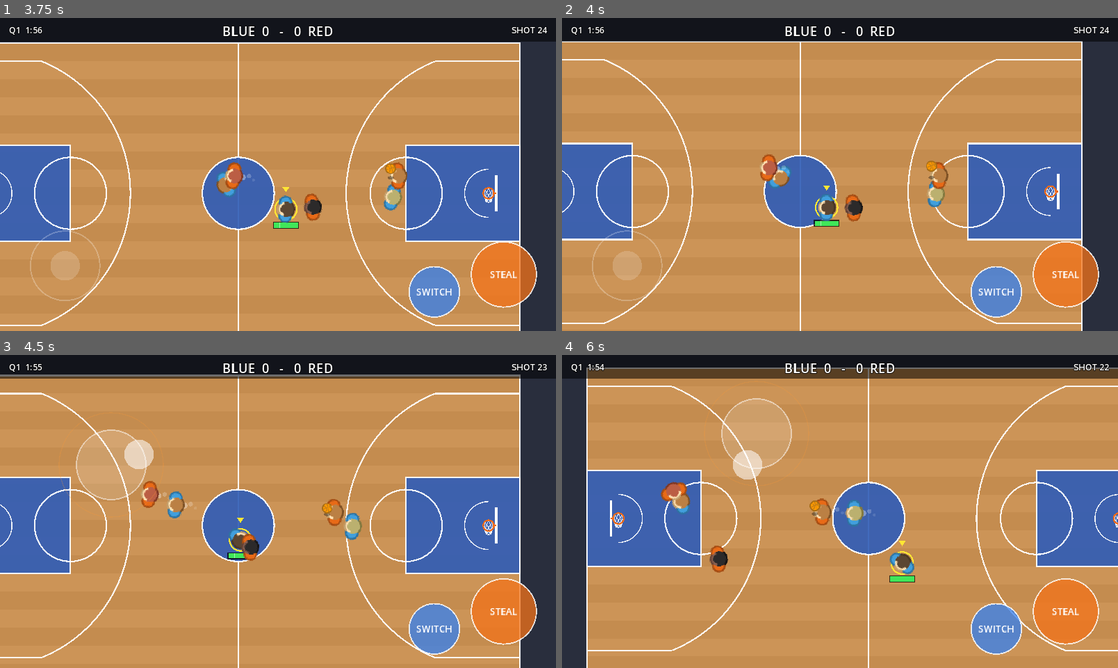
Above: before the commit, frames 1-4 (two rows, left to right).
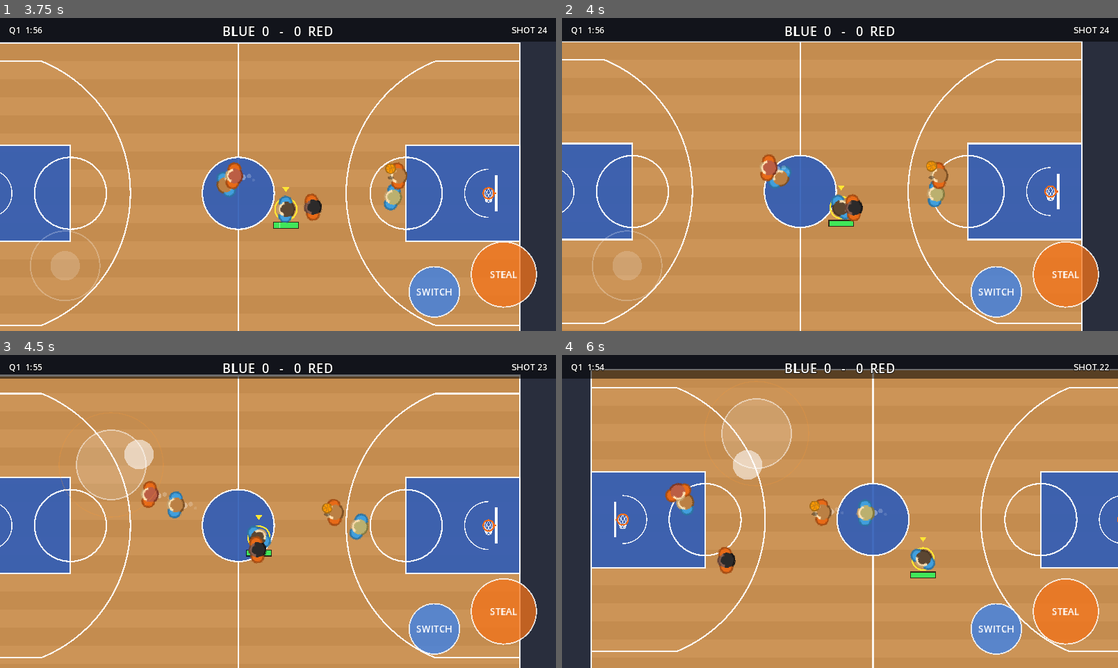
Above: after the commit, the same moments.

Repository: Kirmalo/road-trip-hoops
Game: Godot game, scene res://main.tscn
Two runs of this game, one before a commit and one after it. Both use one fixed random seed, a clock stepped at 60 frames per second and the inputs below.
Inputs (mouse positions are in pixels of both pictures, inside the frame that each line leads up to):
- Up to frame 1 (3.75 s): tap Enter at 0.5 s; move the mouse to (400, 158) at 0.52 s; hold D 0.53-1.25 s; tap J at 0.6 s; click (400, 158) at 0.67 s; tap Space at 0.77 s; drag from (166, 190) to (250, 237) at 1.27 s; move the mouse to (333, 105) at 2.02 s; hold D 2.03-2.75 s; hold Shift 2.03-2.75 s; drag from (250, 237) to (111, 127) at 2.77 s; move the mouse to (444, 221) at 3.52 s; hold A from 3.53 s (still down); tap K at 3.6 s
- Up to frame 2 (4 s): keep holding A; tap Space at 3.77 s
- Up to frame 3 (4.5 s): release A at 4.25 s; drag from (111, 464) to (194, 433) at 4.27 s
- Up to frame 4 (6 s): move the mouse to (867, 511) at 5.02 s; hold S 5.03-5.75 s; tap J at 5.1 s; click (867, 511) at 5.17 s; drag from (756, 433) to (728, 527) at 5.77 s

Frame 1 is identical in both runs. In frame 2, 0.5% of the frame differs, in the area x 45-53%, y 53-67%; in frame 3, 0.9%; in frame 4, 7.9%, in the area x 4-100%, y 4-100%.

Commit message:
P2-04 follow-up: poke freeze instead of a stumble, timed dribble window, lit STEAL
- Owner decision: no stumble after a missed steal. Every steal attempt freezes
  the defender for STEAL_POKE_FREEZE 0.3 s, hit or miss (player.gd poke_t:
  no movement or turbo, faces the ball).
- Timing is now time based: a poke is well timed within STEAL_GRACE 0.05 s of
  a floor touch of the dribble (DRIBBLE_PERIOD pi/9 s, matches ball.gd). CPU
  pokes use STEAL_CPU_GRACE 0.02 s until P2-08 times them (defense.gd still
  pokes on a blind 2 s timer; 0.1 s gave 46-51 steals a game).
- The STEAL button turns yellow with a pulsing ring while the human's poke would
  be good (human_steal_cue()); --shots saves /tmp/hoops_steal_cue.png the
  first time it lights.
- humantest: shots and A taps only within HT_SHOOT_MAX_FT 24 ft (no more 40
  deep threes a game).
- Stats: steals_good, steals_bad, human_steal_pokes, human_pokes_on_cue,
  human_steal_cue_frames, poke_freeze_frames_t0/_t1; steal_miss_stumbles gone.

Co-Authored-By: Claude Opus 5.5 <noreply@anthropic.com>
Claude-Session: https://claude.ai/code/session_01K8WPuYbTD1xrCASynmgFd3

Diff:
--- a/scripts/main.gd
+++ b/scripts/main.gd
@@ -59,14 +59,18 @@
 const STEAL_TURBO_MULT := 1.3        # handler sprinting
 const STEAL_FAKE_MULT := 1.3         # handler in a pump fake
 const STEAL_MAX_CHANCE := 0.95
-const STEAL_MISS_STUMBLE := 0.35     # seconds a defender stumbles after a missed poke (0 = a miss costs nothing)
+const STEAL_POKE_FREEZE := 0.3      # seconds a defender stands still after every steal attempt, hit or miss (owner)
 const STEAL_COOLDOWN := 0.7          # seconds between pokes by one defender
-# timing: the dribble bounces (ball.gd: height 4..20 px, about 3 bounces a second). A poke is well timed while the
-# ball is low, on its way to or from the floor, and badly timed while it's up in the hand. Set STEAL_TIMING false to
-# judge pokes by exposure only.
+# timing: a poke is well timed within STEAL_GRACE seconds of a floor touch of the dribble (time based, so it doesn't
+# depend on the frame rate). The STEAL button lights up while the human's poke would be well timed.
+# Set STEAL_TIMING false to judge pokes by exposure only.
 const STEAL_TIMING := true
-const STEAL_LOW_Z := 5.0             # dribble height (px) at or under which a poke is perfectly timed
-const STEAL_HIGH_Z := 8.0            # dribble height over which a poke is badly timed (0); linear between
+const DRIBBLE_PERIOD := PI / 9.0     # seconds between floor touches; must match ball.gd (z = 4 + |sin(anim_time * 9)| * 16)
+const STEAL_GRACE := 0.05            # seconds either side of a floor touch that count as a well-timed poke (human).
+                                     # The dribble touches the floor every 0.35 s, so 0.05 is 29% of the cycle; the
+                                     # STEAL button stays lit about 6 frames per bounce. 0.1 would be 57% (mashing works)
+const STEAL_CPU_GRACE := 0.02        # CPU pokes (interim): defense.gd still pokes on a blind 2 s timer, so a wide window
+                                     # gave 46-51 steals a game. Set to STEAL_GRACE once P2-08 times the CPU's pokes
 const STEAL_HELD_TIMING := 0.25      # timing factor when the ball is held up (gathering a shot, pump fake, at the rim)
 
 # --humantest scripted thumb (developer testing only): drives the real touch joystick with synthetic touch events
@@ -83,6 +87,7 @@
 const HT_PULL_HOLD := 0.3
 const HT_TAP_EVERY := 4.0            # seconds of ball time between short A taps (pump fake input) outside the rim range
 const HT_TAP_FRAMES := 5
+const HT_SHOOT_MAX_FT := 24.0        # the scripted human only shoots or taps A with the ball inside this distance
 const HT_TIMED_POKE_GAP := 20.0      # seconds between the scripted human's well-timed pokes (low dribble, ball exposed)
 
 var hoops := [Vector2(5.25 * FT, COURT_H / 2), Vector2(COURT_W - 5.25 * FT, COURT_H / 2)]
@@ -465,19 +470,33 @@
 	var ang: float = rad_to_deg(absf(to_ball.angle_to(to_def)))
 	return clampf((STEAL_SHIELD_DEG - ang) / (STEAL_SHIELD_DEG - STEAL_OPEN_DEG), 0.0, 1.0)
 
-# 0..1: how well a poke at this handler's ball is timed right now (1 = the dribble is low)
-func steal_timing(handler) -> float:
+# how well a poke at this handler's ball is timed right now: 1 within `grace` s of a dribble floor touch, else 0
+# (STEAL_HELD_TIMING while the ball is held up). grace < 0 means STEAL_GRACE.
+func steal_timing(handler, grace := -1.0) -> float:
 	if not STEAL_TIMING:
 		return 1.0
 	if handler == null or not (ball.state == ball.HELD and ball.holder == handler):
 		return 0.0
 	if handler.shooting or handler.rim_kind != "" or ("fake_t" in handler and handler.fake_t > 0.0):
 		return STEAL_HELD_TIMING
-	return clampf((STEAL_HIGH_Z - ball.z) / (STEAL_HIGH_Z - STEAL_LOW_Z), 0.0, 1.0)
+	var g: float = STEAL_GRACE if grace < 0.0 else grace
+	var ph: float = fposmod(ball.anim_time, DRIBBLE_PERIOD)
+	return 1.0 if minf(ph, DRIBBLE_PERIOD - ph) <= g else 0.0
 
 # 0..1: exposure x timing. At or over STEAL_GOOD_EXPOSURE it's a good poke.
 func steal_quality(defender, handler) -> float:
-	return steal_exposure(defender, handler) * steal_timing(handler)
+	var grace: float = STEAL_GRACE if is_human(defender) else STEAL_CPU_GRACE
+	return steal_exposure(defender, handler) * steal_timing(handler, grace)
+
+# true while a poke by the human would be a good one: drives the lit STEAL button
+func human_steal_cue() -> bool:
+	var d = human_player
+	var h = ball.holder
+	if d == null or ball.state != ball.HELD or h == null or h.team == d.team:
+		return false
+	if d.steal_cooldown > 0.0 or ("stumble_t" in d and d.stumble_t > 0.0) or d.position.distance_to(h.position) > STEAL_POKE_PX:
+		return false
+	return steal_quality(d, h) >= STEAL_GOOD_EXPOSURE
 
 # chance that a poke by defender at handler works now: exposure, timing, the defender's steal rating and the move
 func steal_chance(defender, handler) -> float:
@@ -512,14 +531,22 @@
 	var h = ball.holder
 	if ball.state != ball.HELD or h == null or h.team == defender.team:
 		return
+	if "poke_t" in defender:
+		defender.poke_t = STEAL_POKE_FREEZE   # stands still while reaching, hit or miss
 	if defender.position.distance_to(h.position) > STEAL_POKE_PX:
 		return
 	stat("steal_pokes_t%d" % defender.team)
+	var good: bool = steal_quality(defender, h) >= STEAL_GOOD_EXPOSURE
+	if is_human(defender):
+		stat("human_steal_pokes")
+		if good:
+			stat("human_pokes_on_cue")   # the STEAL button was lit (well-timed, exposed ball)
 	if steal_exposure(defender, h) <= 0.0:
 		stat("steal_shielded")
-	elif steal_quality(defender, h) >= STEAL_GOOD_EXPOSURE:
+	if good:
 		stat("steal_good_pokes_t%d" % defender.team)
 	if rng.randf() < steal_chance(defender, h):
+		stat("steals_good" if good else "steals_bad")
 		var v: Vector2 = (defender.position - h.position).normalized().rotated(rng.randf_range(-0.8, 0.8)) * 160.0
 		h.shooting = false
 		ball.make_loose(ball.position, v, 8.0, 60.0)
@@ -528,13 +555,6 @@
 		stat("steals_t%d" % defender.team)
 		if is_human(defender):
 			stat("human_steals")
-	elif STEAL_MISS_STUMBLE > 0.0:
-		if defender.has_method("stumble"):
-			defender.stumble(STEAL_MISS_STUMBLE)
-			stat("steal_miss_stumbles")
-		elif "stumble_t" in defender:
-			defender.stumble_t = maxf(defender.stumble_t, STEAL_MISS_STUMBLE)
-			stat("steal_miss_stumbles")
 
 func _dead_ball(next_team: int, wait: float) -> void:
 	ball.make_dead()
@@ -590,10 +610,14 @@
 # ---------------- main loop ----------------
 
 var _frame := 0
+var _cue_shot := false
 
 func _debug_screenshots() -> void:
 	# developer testing only: run with -- --shots to save a few screenshots to /tmp
 	_frame += 1
+	if OS.get_cmdline_user_args().has("--shots") and controls.a_glow and not _cue_shot:
+		_cue_shot = true   # first frame with the STEAL button lit (try -- --shots --humantest)
+		get_viewport().get_texture().get_image().save_png("/tmp/hoops_steal_cue.png")
 	if OS.get_cmdline_user_args().has("--shots") and _frame in [240, 900, 1800]:
 		get_viewport().get_texture().get_image().save_png("/tmp/hoops_%d.png" % _frame)
 		if _frame == 1800:
@@ -651,7 +675,8 @@
 				human_player = mine
 
 	if humantest and human_player != null:
-		if _frame % 97 == 0: _ht_poke("random")
+		if _frame % 97 == 0 and not (human_player.has_ball() and _ht_hoop_ft() > HT_SHOOT_MAX_FT):
+			_ht_poke("random")   # on offense: a shot (meter held 50 frames); on defense: a randomly timed poke
 		if _frame % 97 == 50: _on_a_released()
 		if _frame % 211 == 0: _on_b_pressed()
 		_humantest_thumb(delta)
@@ -720,8 +745,7 @@
 			var step: float = deg_to_rad(HT_STEER_RATE) * delta
 			ht_angle += clampf(diff, -step, step)
 			if can_flick:
-				var far: bool = human_player.position.distance_to(attack_hoop(HUMAN_TEAM)) / FT \
-						> PlayerScript.LAYUP_RANGE + 1.0
+				var far: bool = _ht_hoop_ft() > PlayerScript.LAYUP_RANGE + 1.0 and _ht_hoop_ft() < HT_SHOOT_MAX_FT
 				if ht_snap_clock >= HT_SNAP_EVERY:
 					ht_snap_clock = 0.0
 					ht_ok = true
@@ -759,10 +783,13 @@
 		return
 	if human_player.steal_cooldown > 0.0 or human_player.position.distance_to(h.position) > STEAL_POKE_PX:
 		return
-	if steal_exposure(human_player, h) > 0.0 and steal_timing(h) >= 1.0:
+	if human_steal_cue():
 		ht_poke_wait = HT_TIMED_POKE_GAP
 		_ht_poke("timed")
 		_on_a_released()
+
+func _ht_hoop_ft() -> float:
+	return human_player.position.distance_to(attack_hoop(HUMAN_TEAM)) / FT
 
 func _ht_start(mode: String) -> void:
 	ht_mode = mode
@@ -849,3 +876,6 @@
 	else:
 		controls.a_text = "STEAL"
 		controls.b_text = "SWITCH"
+	controls.a_glow = controls.a_text == "STEAL" and not autoplay and human_steal_cue()
+	if controls.a_glow:
+		stat("human_steal_cue_frames")
--- a/scripts/player.gd
+++ b/scripts/player.gd
@@ -33,6 +33,7 @@
 const GUARD_SLOW := 0.82          # handler speed multiplier while closely guarded (turbo still applies on top)
 
 var stumble_t := 0.0              # seconds left off balance (slow, can't steal or jump)
+var poke_t := 0.0                 # seconds left standing still after a steal attempt (main.STEAL_POKE_FREEZE)
 var block_jump_t := -1.0          # seconds since a block jump started (< 0 = not jumping)
 var block_jump_vel := Vector2.ZERO
 var cross_t := 0.0                # seconds left in a crossover/spin (P2-05)
@@ -177,6 +178,7 @@
 func update(delta: float, is_human: bool, input_vec: Vector2) -> void:
 	steal_cooldown = max(0.0, steal_cooldown - delta)
 	stumble_t = maxf(0.0, stumble_t - delta)
+	poke_t = maxf(0.0, poke_t - delta)
 	if team == 0 and index == 0:
 		game.stat("frames")
 	var desired := Vector2.ZERO
@@ -206,7 +208,11 @@
 		ai(delta)
 		desired = seek(target, speed_mult)
 		want_turbo = cpu_turbo_want and desired.length() > 1.0
-	if stumble_t > 0.0:
+	if poke_t > 0.0 and rim_kind == "" and block_jump_t < 0.0:
+		desired = Vector2.ZERO        # reaching for the ball: stands still, hit or miss
+		want_turbo = false
+		game.stat("poke_freeze_frames_t%d" % team)
+	elif stumble_t > 0.0:
 		desired *= STUMBLE_SPEED_MULT
 		want_turbo = false
 	elif has_ball() and not is_airborne() and is_guarded(desired):
@@ -222,7 +228,7 @@
 	sprite.scale = Vector2(1.75, 1.75) * (1.0 + 0.15 * lift)
 	# face where we are going, or the ball when standing still
 	var look := velocity
-	if look.length() < 15.0:
+	if look.length() < 15.0 or poke_t > 0.0:
 		look = game.ball.position - position
 	if look.length() > 1.0:
 		facing = lerp_angle(facing, look.angle(), min(1.0, 10.0 * delta))
--- a/scripts/touch_controls.gd
+++ b/scripts/touch_controls.gd
@@ -16,6 +16,8 @@
 var b_index := -1
 var a_text := "SHOOT"
 var b_text := "PASS"
+var a_glow := false                # set by main.gd: STEAL lights up while a poke would be well timed
+var _glow_t := 0.0
 
 func _ready() -> void:
 	set_anchors_and_offsets_preset(Control.PRESET_FULL_RECT)
@@ -64,7 +66,8 @@
 			joy_finger = event.position
 			joy_knob = joy_center + (event.position - joy_center).limit_length(JOY_RADIUS)
 
-func _process(_delta: float) -> void:
+func _process(delta: float) -> void:
+	_glow_t = _glow_t + delta if a_glow else 0.0
 	queue_redraw()
 
 func _draw() -> void:
@@ -81,7 +84,13 @@
 		draw_arc(hint, JOY_RADIUS, 0, TAU, 48, Color(1, 1, 1, 0.25), 3.0)
 		draw_circle(hint, 34.0, Color(1, 1, 1, 0.18))
 	# buttons
-	_button(a_center(), 75.0, a_text, Color(0.95, 0.45, 0.1, 0.75 if a_index < 0 else 0.95))
+	if a_glow:
+		# lit STEAL: bright yellow-white button and a thick pulsing ring around it
+		var pulse := 0.5 + 0.5 * sin(_glow_t * 30.0)
+		draw_arc(a_center(), 86.0 + 4.0 * pulse, 0, TAU, 48, Color(1.0, 0.95, 0.4, 0.9), 8.0)
+		_button(a_center(), 75.0, a_text, Color(1.0, 0.85, 0.3, 1.0))
+	else:
+		_button(a_center(), 75.0, a_text, Color(0.95, 0.45, 0.1, 0.75 if a_index < 0 else 0.95))
 	_button(b_center(), 58.0, b_text, Color(0.2, 0.5, 0.95, 0.75 if b_index < 0 else 0.95))
 
 func _button(c: Vector2, r: float, text: String, col: Color) -> void:
